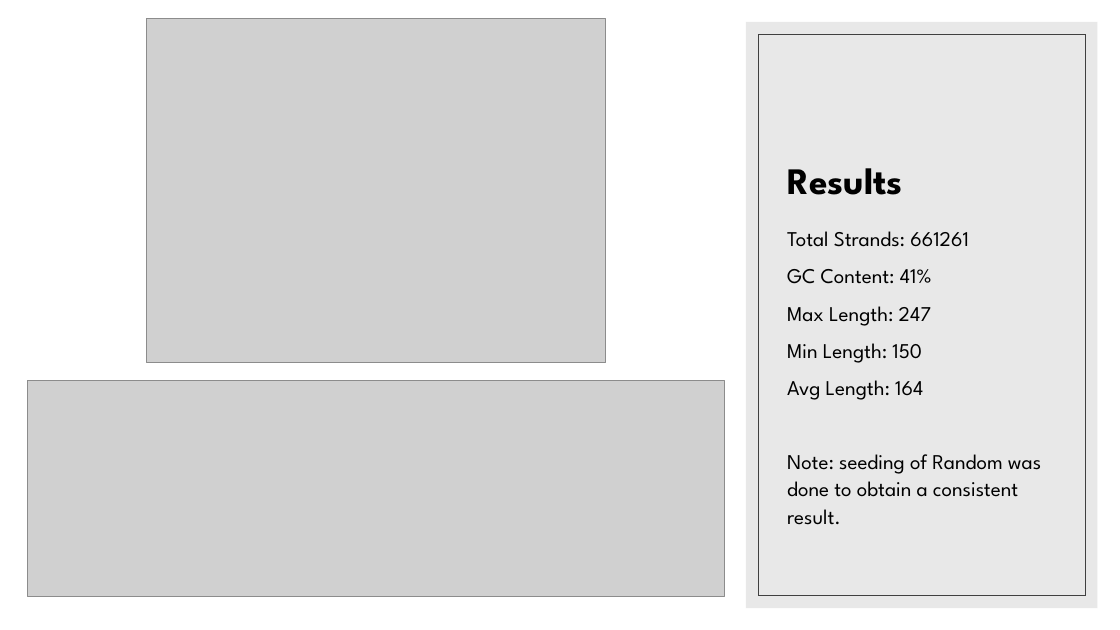
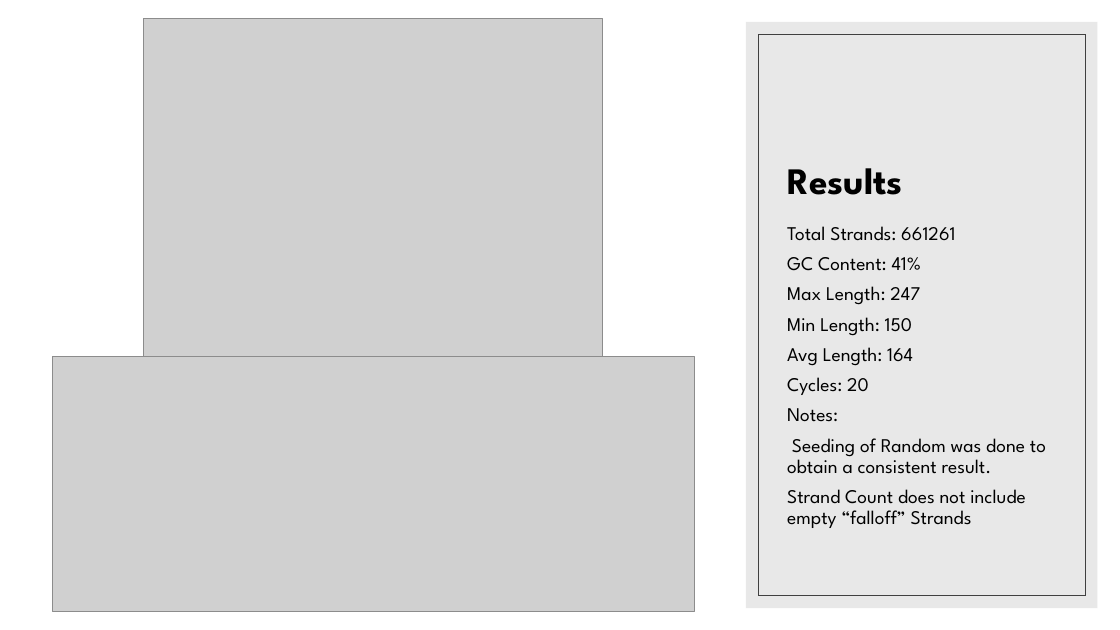
Before and after one commit to AlikanakelaKarwowski/Project-1-Group-8, a slide deck: slide 17 of PCR in Python.pptx. Drawn at 1120x630 pixels with LibreOffice and Linux fonts; fonts in the diff are those of the drawing; grey boxes stand for pictures. Boxes give left, top, right and bottom in pixels: in the first picture for what was removed or moved away, otherwise in the second. Text is boxed around its words. In the diff, an @@ line names an element or a change of style, - is before the commit and + after.

```diff
--- a/PCR in Python.pptx
+++ b/PCR in Python.pptx
@@ text at (x1=787, y1=226, x2=955, y2=366): size 18 to 16.6 pt in "Total Strands: 661261", "GC Content: 41%", "Max Length: 247", "Min Length: 150" and 1 more places; line spacing 1.1 to 0.9 @@
@@ picture resized from (x1=28, y1=381, x2=724, y2=597) to (x1=52, y1=356, x2=694, y2=611) @@
@@ text at (x1=787, y1=377, x2=1046, y2=528): text changed; size 18 to 16.6 pt @@
-Note: seeding of Random was done to obtain a consistent result.
+Cycles: 20
+Notes:
+Seeding of Random was done to obtain a consistent result.
+Strand Count does not include empty “falloff” Strands
```
Also in this commit, not shown: 3 other files.
